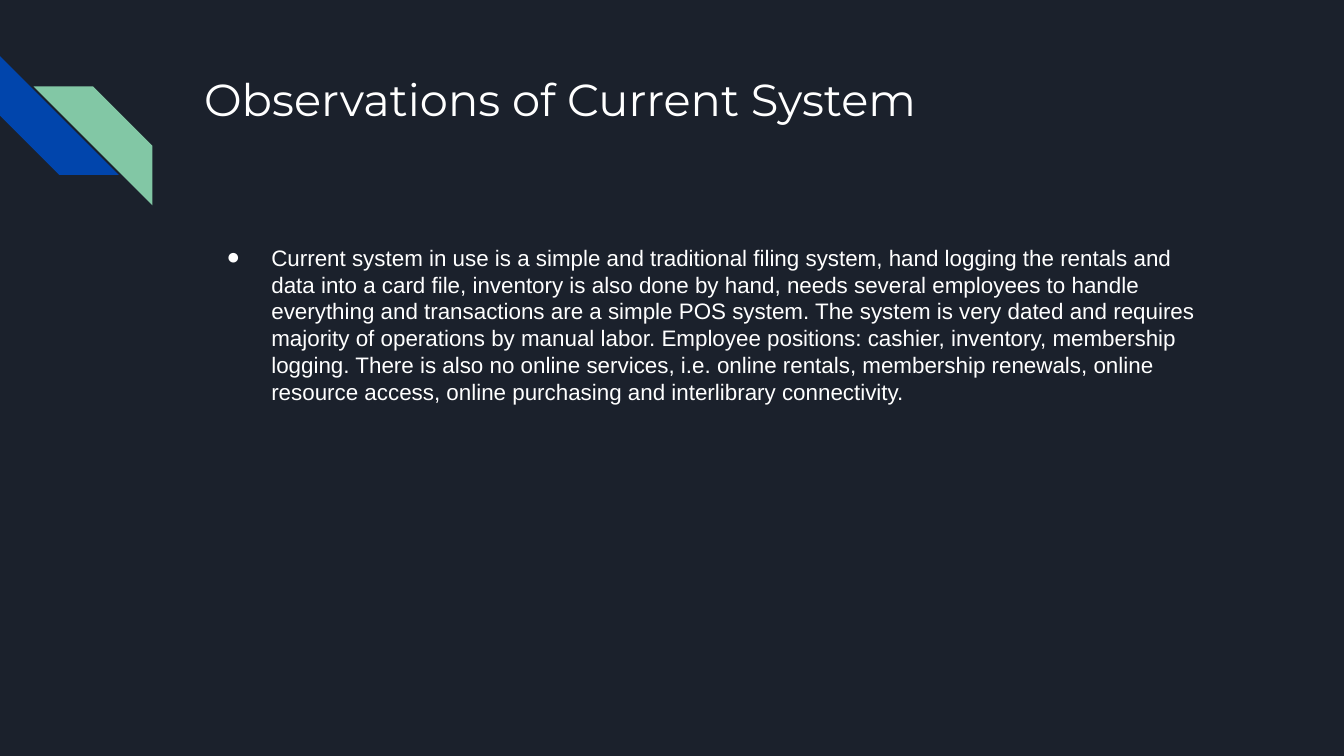
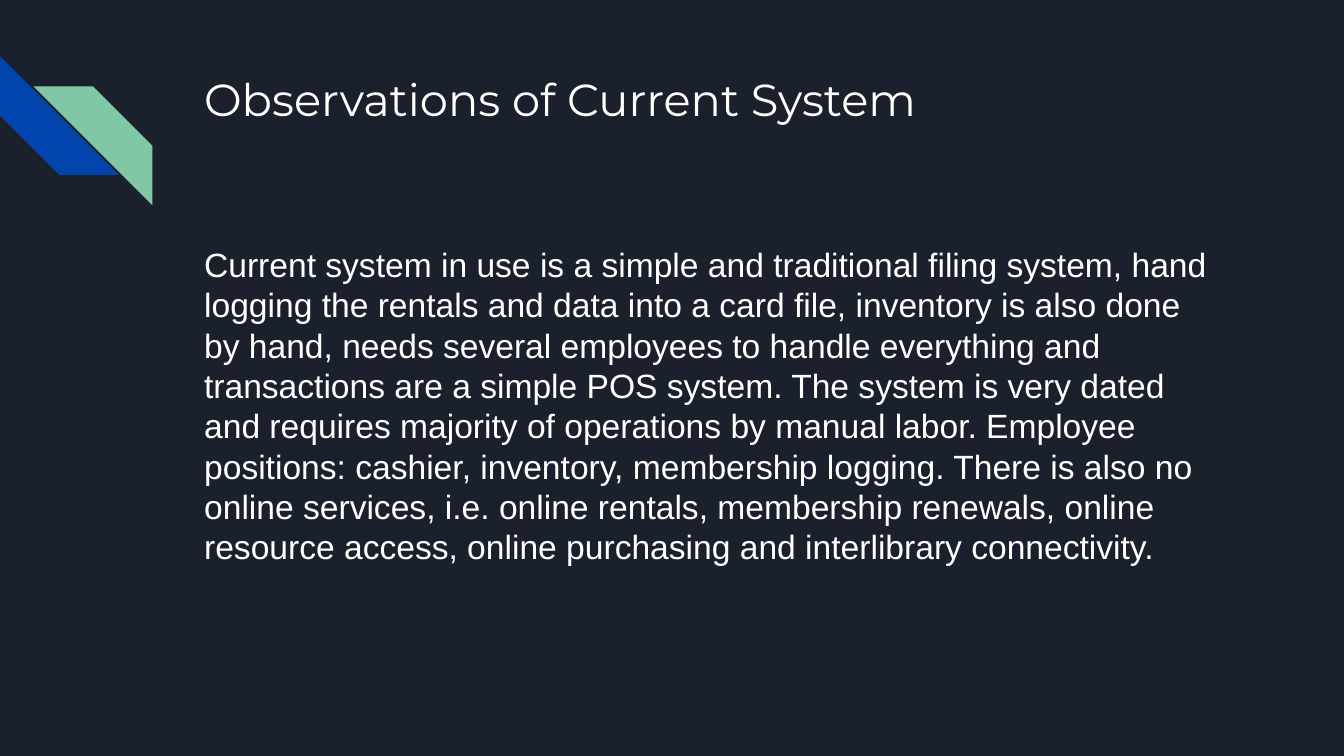
Before and after one commit to jasonspriggs/umbcis436, a slide deck: slide 6 of docs/deliverable2/Library Management System.odp (slide 5 before the commit). Drawn at 1344x756 pixels with LibreOffice and Linux fonts; fonts in the diff are those of the drawing. Boxes give left, top, right and bottom in pixels: in the first picture for what was removed or moved away, otherwise in the second. Text is boxed around its words. In the diff, an @@ line names an element or a change of style, - is before the commit and + after.

```diff
--- a/docs/deliverable2/Library Management System.odp
+++ b/docs/deliverable2/Library Management System.odp
@@ text "Current system in use is ..." at box(204, 252, 1207, 565): size 12 to 18 pt; bullet ● to none @@
```
Also in this commit, not shown: 2 other slides changed, 1 slide added.
